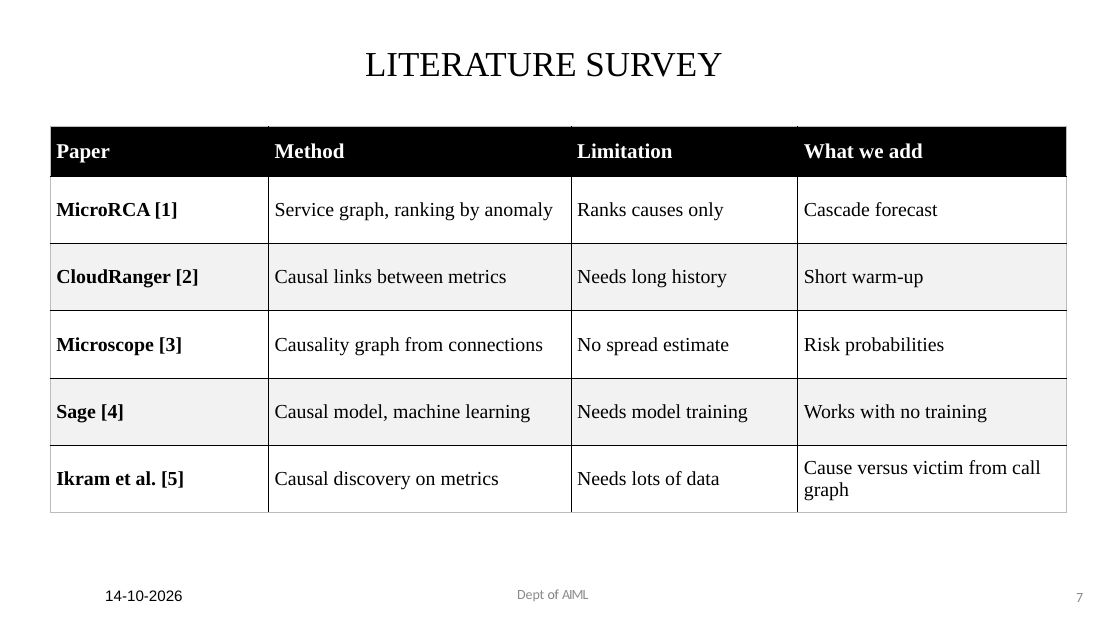
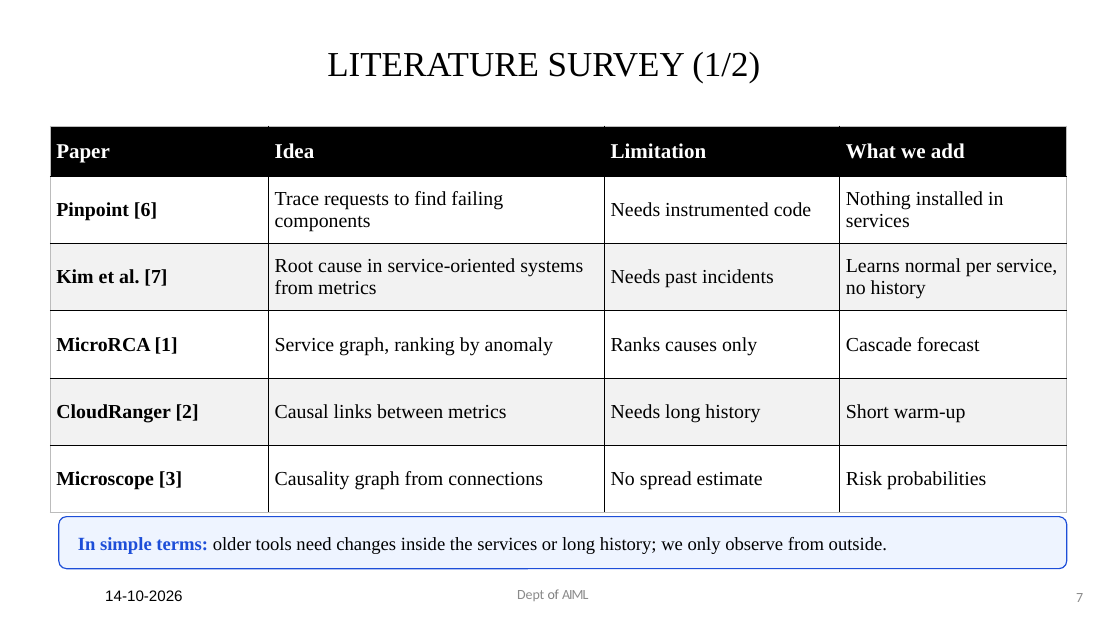
Before and after one commit to Royson-salis-18/microservice-mapper, a slide deck: slide 7 of wiki/Project_Phase_II_presentation.pptx. Drawn at 1120x630 pixels with LibreOffice and Linux fonts; fonts in the diff are those of the drawing. Boxes give left, top, right and bottom in pixels: in the first picture for what was removed or moved away, otherwise in the second. Text is boxed around its words. In the diff, an @@ line names an element or a change of style, - is before the commit and + after.

```diff
--- a/wiki/Project_Phase_II_presentation.pptx
+++ b/wiki/Project_Phase_II_presentation.pptx
@@ title at bbox=[327, 52, 760, 83]: text changed @@
-LITERATURE SURVEY
+LITERATURE SURVEY (1/2)
@@ table at bbox=[50, 126, 1067, 513] @@
-row 1: Paper | Method | Limitation | What we add
+row 1: Paper | Idea | Limitation | What we add
+row 2: Pinpoint [6] | Trace requests to find failing components | Needs instrumented code | Nothing installed in services
+row 3: Kim et al. [7] | Root cause in service-oriented systems from metrics | Needs past incidents | Learns normal per service, no history
-row 5: Sage [4] | Causal model, machine learning | Needs model training | Works with no training
-row 6: Ikram et al. [5] | Causal discovery on metrics | Needs lots of data | Cause versus victim from call graph
@@ rounded rectangle added at bbox=[59, 517, 1067, 569], fill #EEF4FF, outline #1D4ED8 1 pt, 16 pt, text #000000 @@
+In simple terms: older tools need changes inside the services or long history; we only observe from outside.
```
Also in this commit, not shown: 5 other slides changed, 5 slides added, 2 slides removed.
